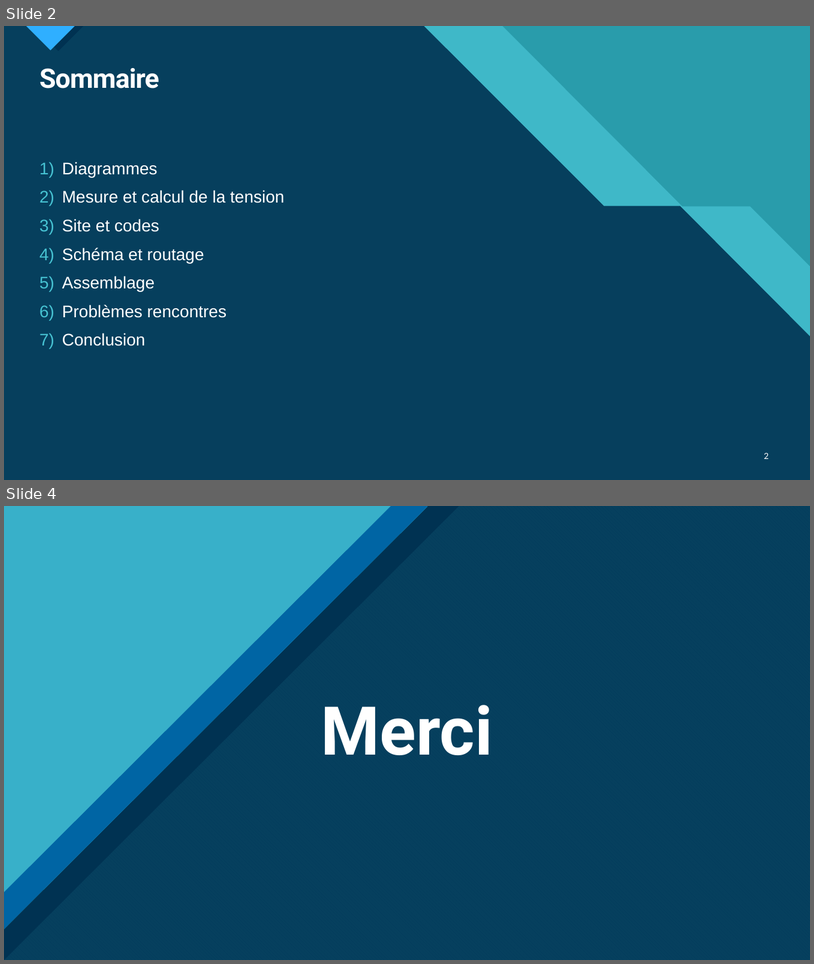
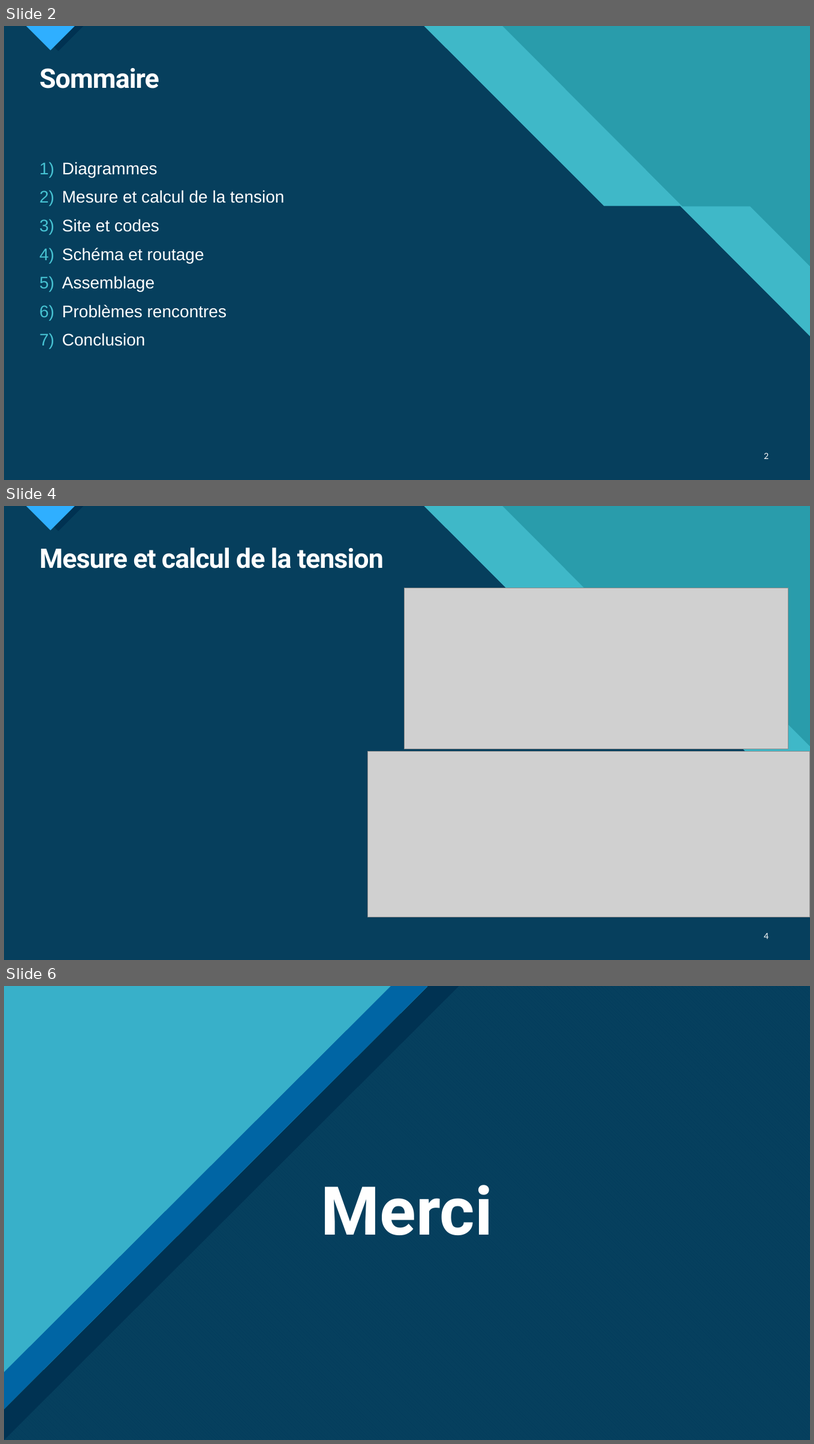
Before and after one commit to m4mchlk-svg/Projet-Pico-Centrale-Hydro-l-ctrique-BTS-CIEL-2nd, a slide deck: Rapport de PROJET/Présentation de Projet.pptx. Shown one above the other, each under a label of ours: slides 2 and 4 before the commit, slides 2, 4 and 6 after it; the slides between them are not shown. The pictures are 814x964 and 814x1444 pixels, drawn with LibreOffice and Linux fonts; fonts in the diff are those of the drawing; grey boxes stand for pictures. Boxes give left, top, right and bottom in pixels: in the first picture for what was removed or moved away, otherwise in the second. Text is boxed around its words. In the diff, an @@ line names an element or a change of style, - is before the commit and + after.

```diff
--- a/Rapport de PROJET/Présentation de Projet.pptx
+++ b/Rapport de PROJET/Présentation de Projet.pptx
@@ slide 4 added at (x1=4, y1=506, x2=810, y2=960), background #47C3D3; not listed: 14 template elements that a slide beside it also shows @@
@@ title added at (x1=39, y1=547, x2=384, y2=568), 32 pt, text #FFFFFF, bold @@
+Mesure et calcul de la tension
@@ picture added at (x1=404, y1=588, x2=789, y2=748) @@
@@ picture added at (x1=368, y1=751, x2=810, y2=917) @@
@@ page number added at (x1=764, y1=933, x2=769, y2=939), 10 pt, text #FFFFFF @@
+4
@@ what was slide 4 is now slide 6 @@
```
Also in this commit, not shown: 1 slide changed, 1 other slide added.
